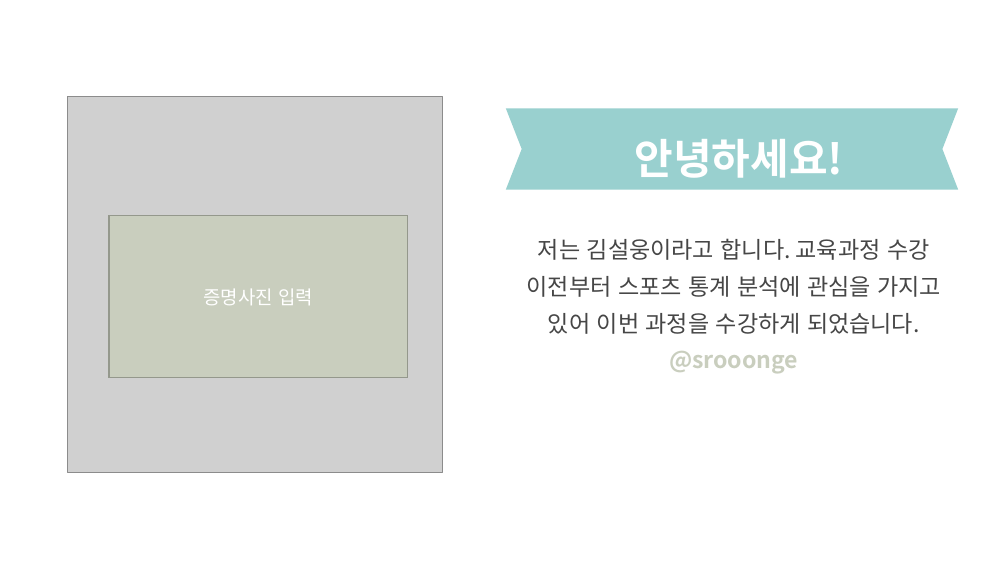
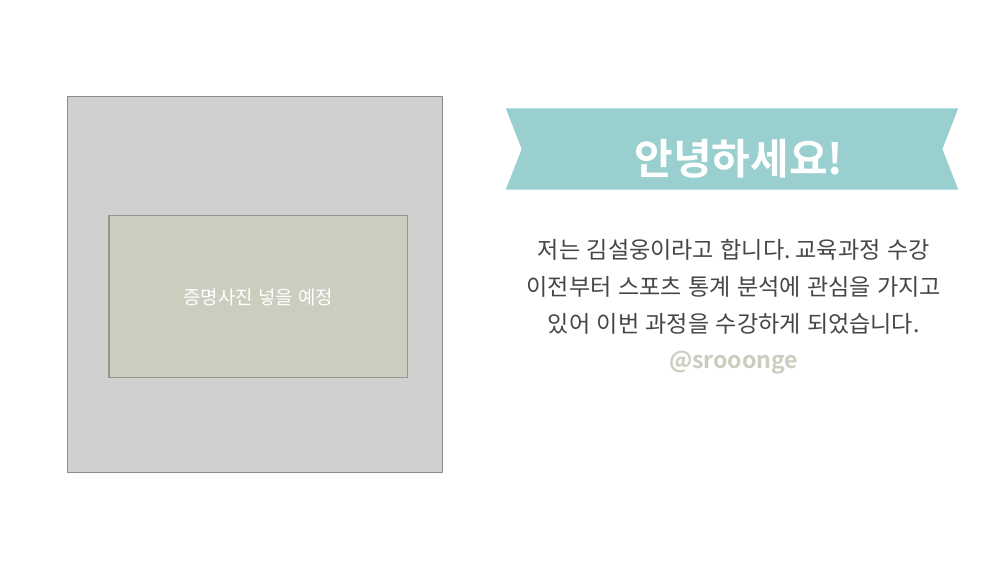
Before and after one commit to Gray116/BigData_Academy_1, a slide deck: slide 2 of 00_Projects/개인프로젝트.pptx. Drawn at 1008x567 pixels with LibreOffice and Linux fonts; fonts in the diff are those of the drawing; grey boxes stand for pictures. Boxes give left, top, right and bottom in pixels: in the first picture for what was removed or moved away, otherwise in the second. Text is boxed around its words. In the diff, an @@ line names an element or a change of style, - is before the commit and + after.

```diff
--- a/00_Projects/개인프로젝트.pptx
+++ b/00_Projects/개인프로젝트.pptx
@@ text in rectangle at [184, 288, 333, 305]: text changed @@
-증명사진 입력
+증명사진 넣을 예정
```
Also in this commit, not shown: 3 other slides changed, 5 other files.
